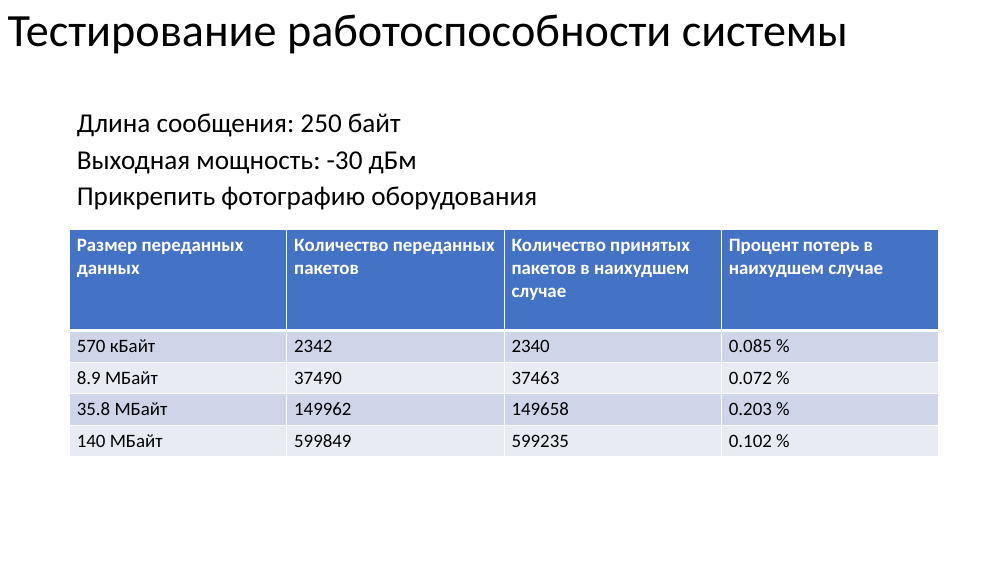
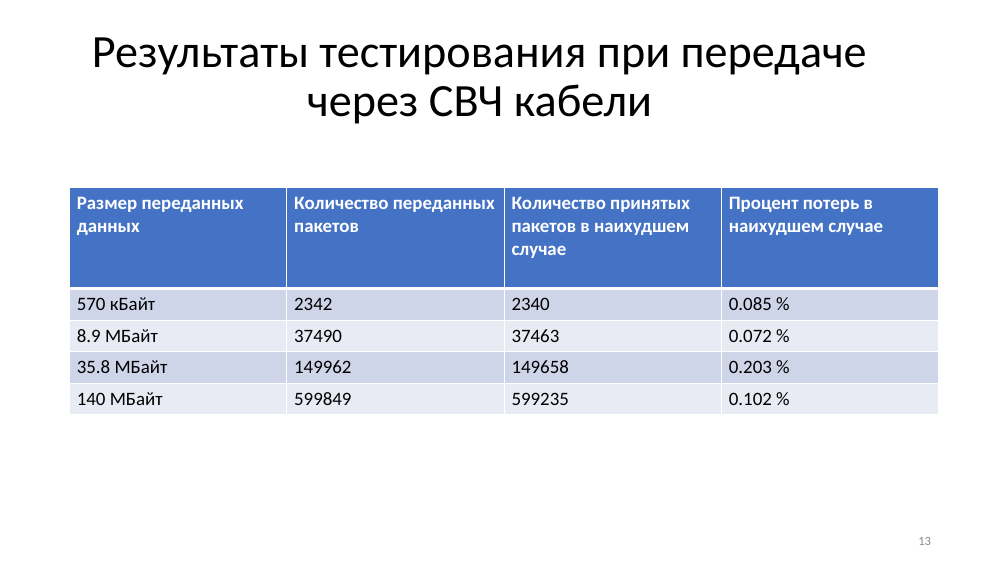
Before and after one commit to wei-blip/diploma, a slide deck: slide 13 of предзащита.pptx. Drawn at 1008x567 pixels with LibreOffice and Linux fonts; fonts in the diff are those of the drawing. Boxes give left, top, right and bottom in pixels: in the first picture for what was removed or moved away, otherwise in the second. Text is boxed around its words. In the diff, an @@ line names an element or a change of style, - is before the commit and + after.

```diff
--- a/предзащита.pptx
+++ b/предзащита.pptx
@@ title at box(92, 37, 867, 124): text changed @@
-Тестирование работоспособности системы
+Результаты тестирования при передаче через СВЧ кабели
@@ text removed at box(77, 113, 537, 210) @@
-Длина сообщения: 250 байт
-Выходная мощность: -30 дБм
-Прикрепить фотографию оборудования
@@ table: place and size @@
-table at box(70, 230, 941, 457)
+table at box(70, 188, 941, 415)
@@ page number added at box(918, 537, 931, 545), 12 pt, text #8C8C8C @@
+13
```
Also in this commit, not shown: 9 other slides changed, 5 slides added, 4 slides removed, 2 other files.
